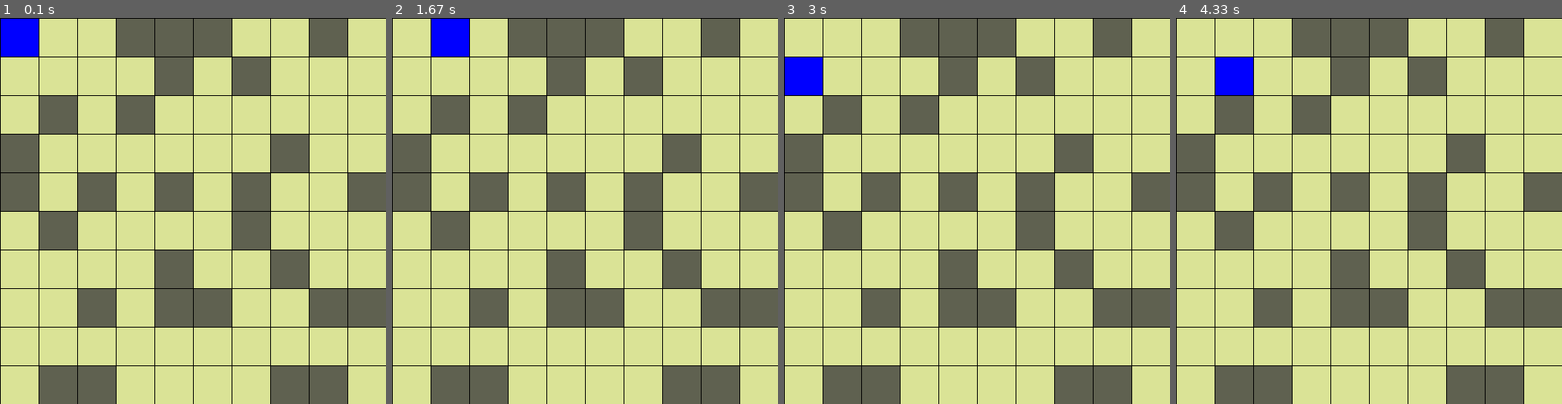
Above: before the commit, frames 1-4 (left to right).
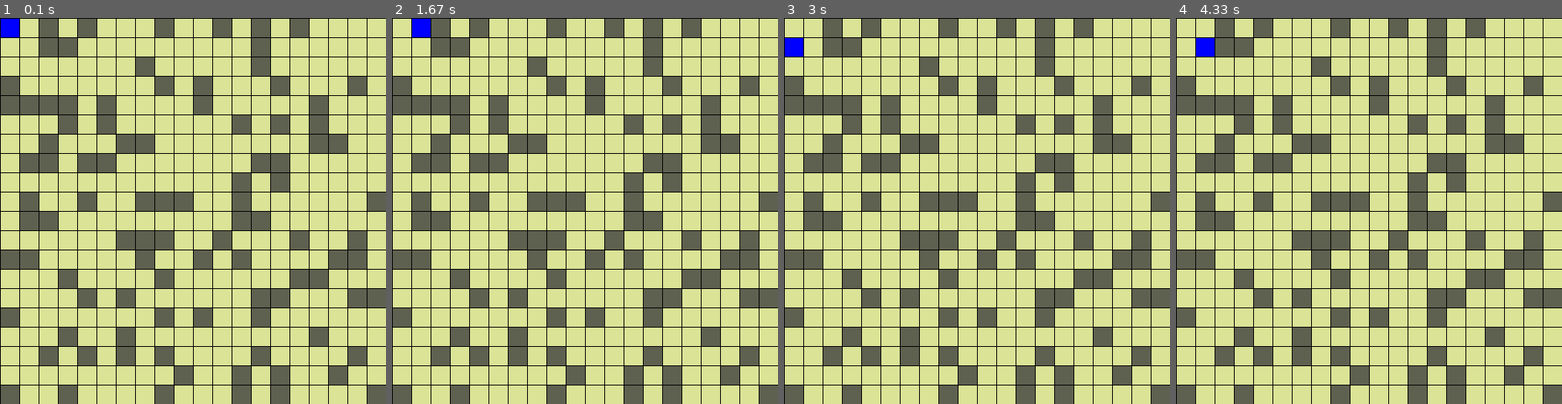
Above: after the commit, the same moments.

Repository: WallAshing/Pygame_labyrith
Game: pygame game, started from python.py
Two runs of this game, one before a commit and one after it. Both use one fixed random seed, a clock stepped at 60 frames per second and the inputs below.
Inputs:
- Up to frame 1 (0.1 s): no input
- Up to frame 2 (1.67 s): hold Right 0.33-0.8 s; hold Up 0.83-1.13 s
- Up to frame 3 (3 s): hold Left 1.67-2.2 s; hold Down 2.23-2.53 s
- Up to frame 4 (4.33 s): hold Up 3-3.37 s; hold Right 3.4-4.03 s; hold Down from 4.07 s (still down)

The runs differ from the first frame. In frame 1, 39% of the frame differs, in the area x 0-100%, y 0-100%; in frame 2, 39%; in frame 3, 39%; in frame 4, 40%.

Commit message:
wall collision added

Diff:
--- a/createNewMap.py
+++ b/createNewMap.py
@@ -6,7 +6,6 @@
 ecran = pygame.display.set_mode((500, 500))
 
 map = []
-
 
 # mapColor = (random.randint(0, 255), random.randint(0, 255), random.randint(0, 255))
 
--- a/player.py
+++ b/player.py
@@ -21,21 +21,21 @@
 
     def move(self, event) :
         if event.key == pygame.K_LEFT :
-            if self.pos[0] >= variables.caseSize :
+            if self.pos[0] >= variables.caseSize and ((map[self.casepos[0] - 1])[self.casepos[1]]) == 0:
                 self.pos[0] -= variables.caseSize
                 self.casepos[0] -= 1
 
         if event.key == pygame.K_RIGHT :
-            if self.pos[0] < (500 - variables.caseSize) :
+            if self.pos[0] < (500 - variables.caseSize) and ((map[self.casepos[0] + 1])[self.casepos[1]]) == 0 :
                 self.pos[0] += variables.caseSize
                 self.casepos[0] += 1
 
         if event.key == pygame.K_UP :
-            if self.pos[1] >= variables.caseSize :
+            if self.pos[1] >= variables.caseSize and ((map[self.casepos[0]])[self.casepos[1] - 1]) == 0:
                 self.pos[1] -= variables.caseSize
                 self.casepos[1] -= 1
 
         if event.key == pygame.K_DOWN :
-            if self.pos[1] < (500 - variables.caseSize) :
+            if self.pos[1] < (500 - variables.caseSize) and ((map[self.casepos[0]])[self.casepos[1] + 1]) == 0:
                 self.pos[1] += variables.caseSize
                 self.casepos[1] += 1
--- a/variables.py
+++ b/variables.py
@@ -1,7 +1,7 @@
 
 class Variables :
     def __init__(self) :
-        self.mapSize = 10
+        self.mapSize = 20
         self.windowSize = (500 // self.mapSize * self.mapSize, 500 // self.mapSize * self.mapSize)
         self.caseSize = self.windowSize[0] / self.mapSize
 
